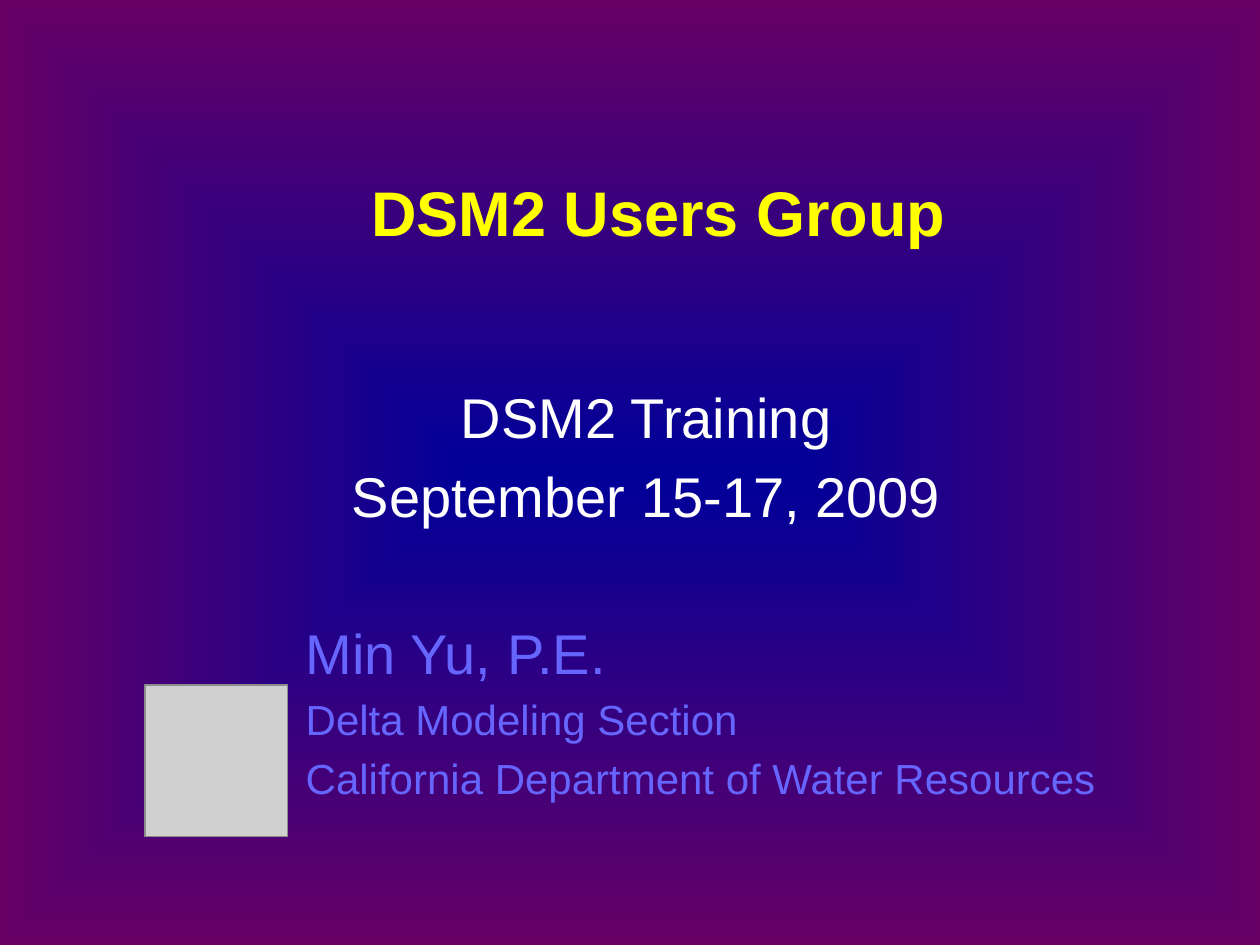
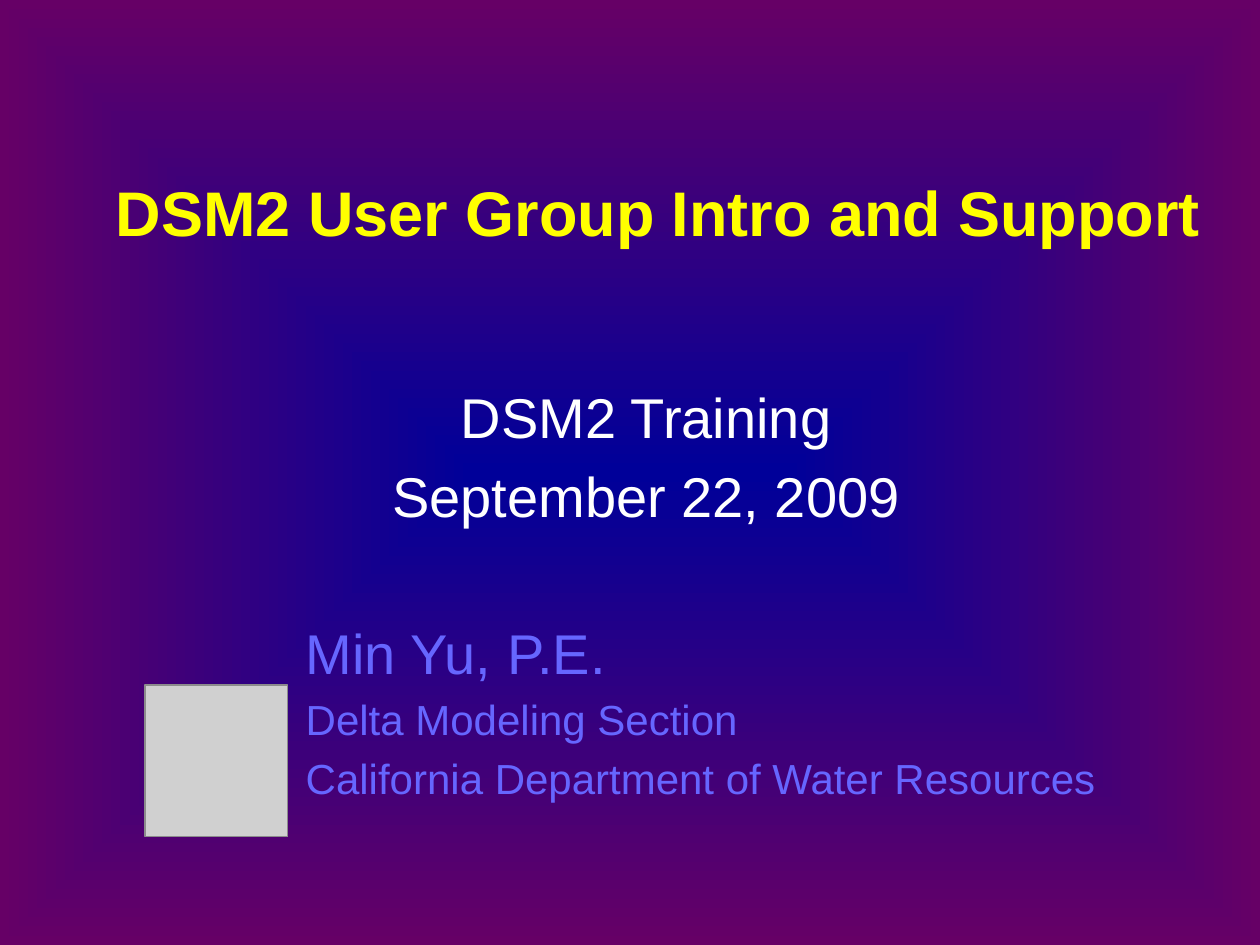
Before and after one commit to CADWRDeltaModeling/dsm2, a slide deck: slide 2 of dsm2/presentations/a3_dsm2_user_group.pptx (slide 1 before the commit). Drawn at 1260x945 pixels with LibreOffice and Linux fonts; fonts in the diff are those of the drawing; grey boxes stand for pictures. Boxes give left, top, right and bottom in pixels: in the first picture for what was removed or moved away, otherwise in the second. Text is boxed around its words. In the diff, an @@ line names an element or a change of style, - is before the commit and + after.

```diff
--- a/dsm2/presentations/a3_dsm2_user_group.pptx
+++ b/dsm2/presentations/a3_dsm2_user_group.pptx
@@ title at (116, 190, 1199, 248): text changed @@
-DSM2 Users Group
+DSM2 User Group Intro and Support
@@ subtitle at (392, 476, 900, 528): text changed @@
-September 15-17, 2009
+September 22, 2009
```
Also in this commit, not shown: 7 other slides changed, 4 slides added.
